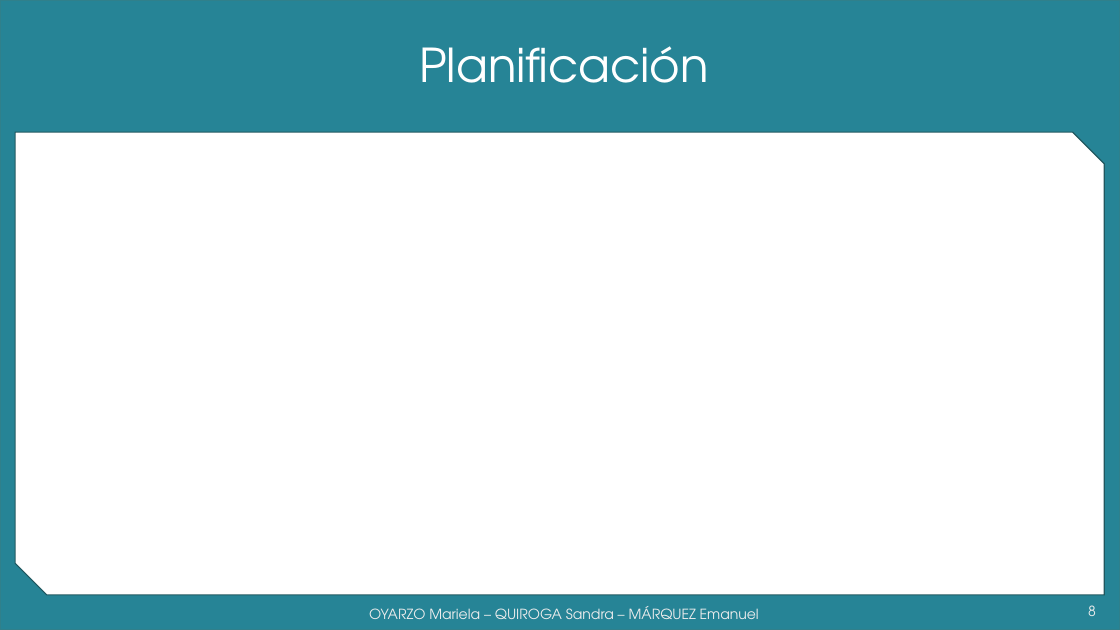
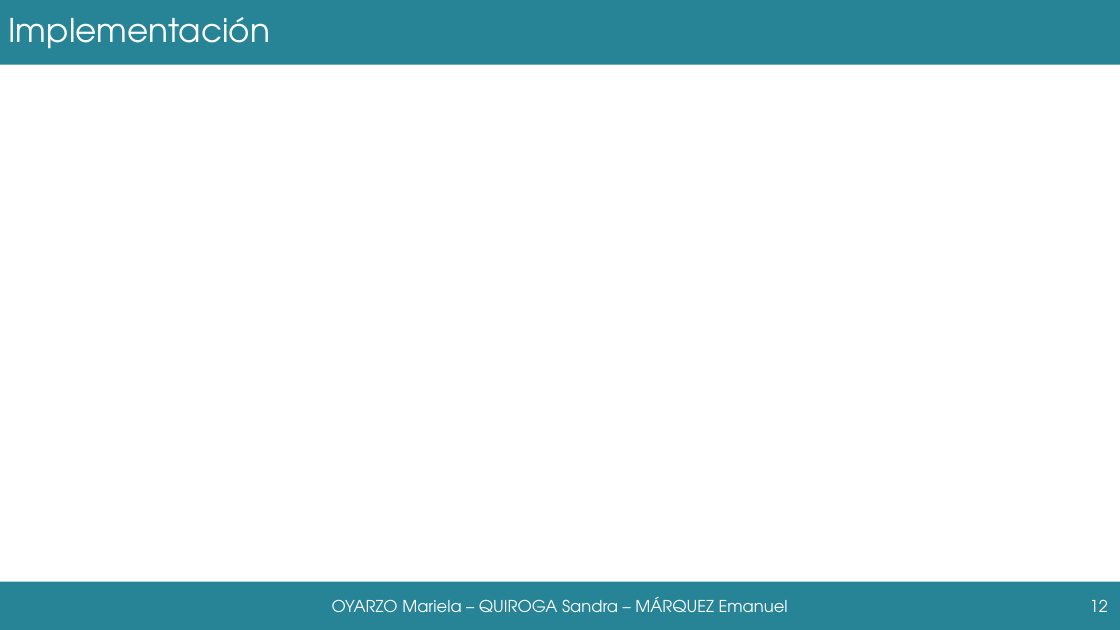
Before and after one commit to grupoyenu/yenu, a slide deck: slide 12 of 08. Presentaciones/Presentación 11.pptx (slide 8 before the commit). Drawn at 1120x630 pixels with LibreOffice and Linux fonts; fonts in the diff are those of the drawing; background and template pictures are left out. Boxes give left, top, right and bottom in pixels: in the first picture for what was removed or moved away, otherwise in the second. Text is boxed around its words. In the diff, an @@ line names an element or a change of style, - is before the commit and + after.

```diff
--- a/08. Presentaciones/Presentación 11.pptx
+++ b/08. Presentaciones/Presentación 11.pptx
@@ background #F2F2F2 to #FFFFFF @@
@@ rectangle removed at (0,0,1120,630) @@
@@ rectangle added at (0,0,1120,65), fill #268496 @@
@@ title added at (8,17,270,49), 28 pt, text #FFFFFF @@
+Implementación
@@ title removed at (419,46,709,83) @@
-Planificación
@@ snip diag rect removed at (15,132,1105,595) @@
@@ rectangle added at (0,581,1120,630), fill #268496 @@
@@ text "OYARZO Mariela – QUIROGA Sandra ...": place and size @@
-text "OYARZO Mariela – QUIROGA Sandra ..." at (369,606,759,619)
+text "OYARZO Mariela – QUIROGA Sandra ..." at (332,597,788,612)
@@ text "OYARZO Mariela – QUIROGA Sandra ..." at (332,597,788,612): size 12 to 14 pt, text colour gradient #9E9E9E to #EDEDED to #FFFFFF to #FFFFFF @@
@@ page number added at (1090,599,1108,612), 14 pt, text #FFFFFF @@
+12
@@ page number removed at (1088,605,1096,616) @@
-8
```
Also in this commit, not shown: 11 other slides changed, 1 other file.
